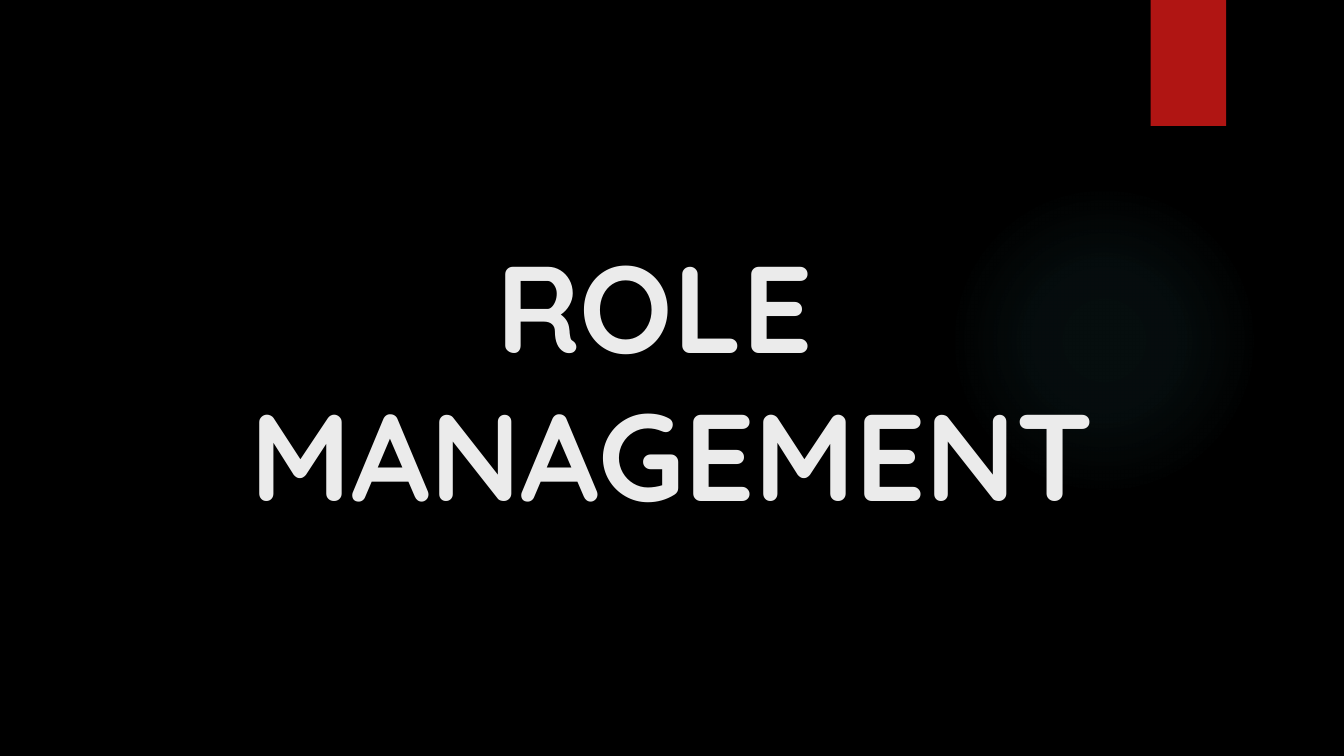
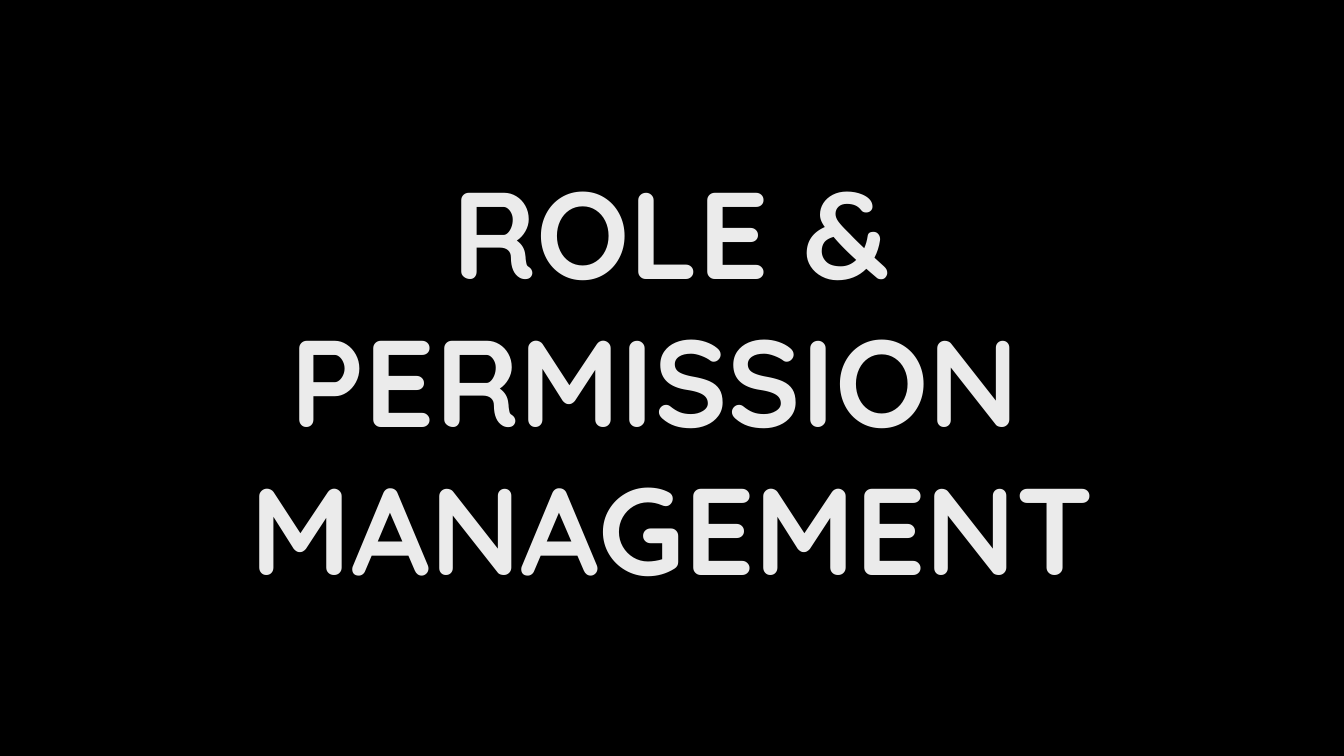
Before and after one commit to em1730/scims_docu, a slide deck: slide 6 of Documentation/Role_Mgmt.pptx (slide 4 before the commit). Drawn at 1344x756 pixels with LibreOffice and Linux fonts; fonts in the diff are those of the drawing; background and template pictures are left out. Boxes give left, top, right and bottom in pixels: in the first picture for what was removed or moved away, otherwise in the second. Text is boxed around its words. In the diff, an @@ line names an element or a change of style, - is before the commit and + after.

```diff
--- a/Documentation/Role_Mgmt.pptx
+++ b/Documentation/Role_Mgmt.pptx
@@ rectangle removed at (x1=1150, y1=0, x2=1226, y2=126) @@
@@ title at (x1=250, y1=191, x2=1093, y2=577): text changed @@
-ROLE
-MANAGEMENT
+ROLE & PERMISSION
+MANAGEMENT
@@ ellipse removed at (x1=949, y1=185, x2=1259, y2=495) @@
```
Also in this commit, not shown: 17 other slides changed, 18 slides added, 13 slides removed, 4 other files.
